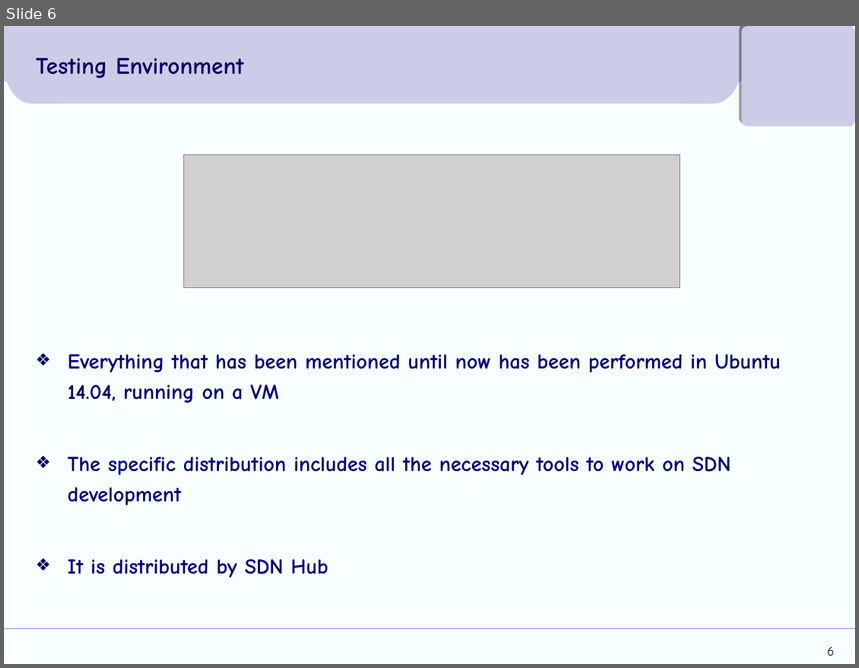
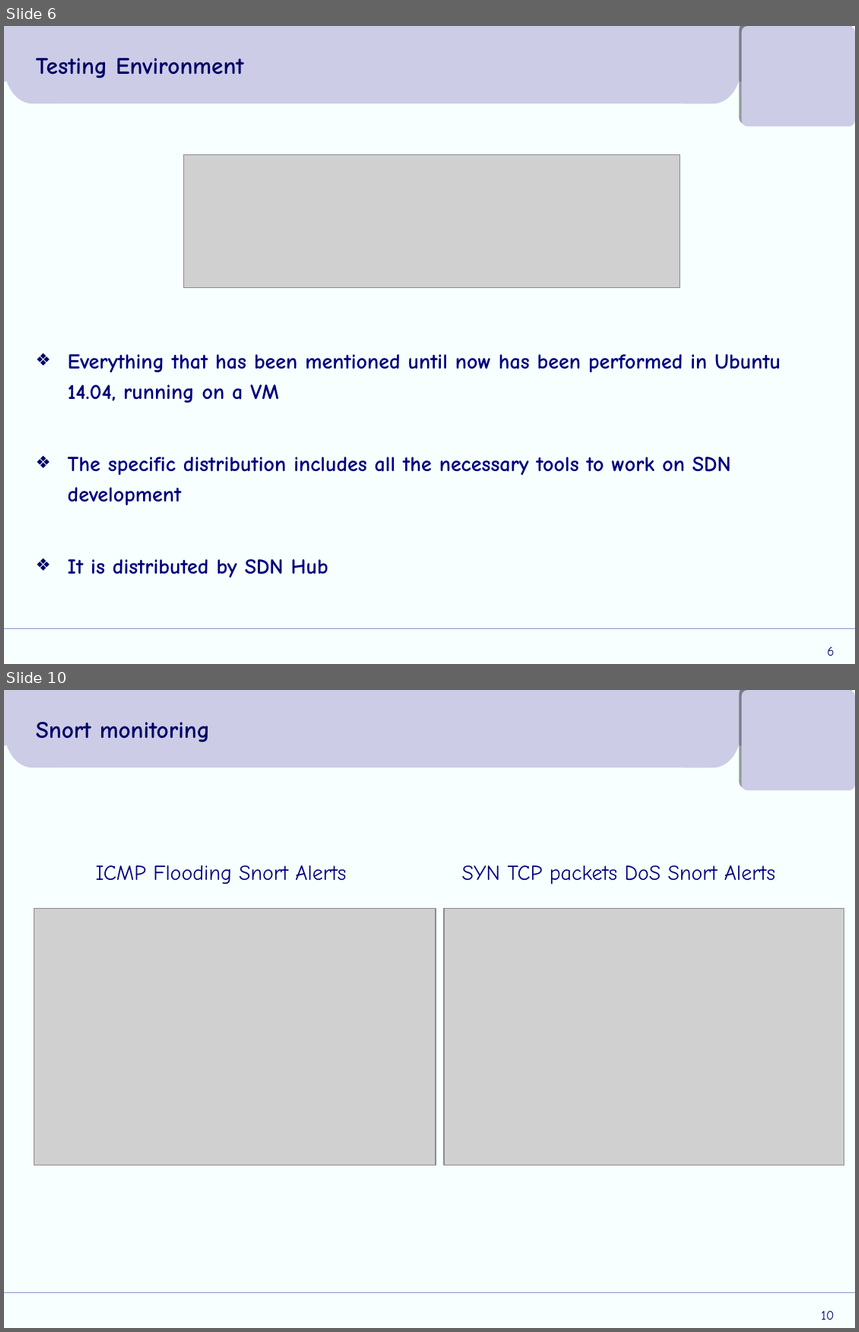
Before and after one commit to arkon65/A-secure-SDN-infrastructure, a slide deck: Πτυχιακή_Παρουσίαση.ppt. Shown one above the other, each under a label of ours: slide 6 before the commit, slides 6 and 10 after it; the slides between them are not shown. The pictures are 859x668 and 859x1332 pixels, drawn with LibreOffice and Linux fonts; fonts in the diff are those of the drawing; grey boxes stand for pictures; background and template pictures are left out. Boxes give left, top, right and bottom in pixels: in the first picture for what was removed or moved away, otherwise in the second. Text is boxed around its words. In the diff, an @@ line names an element or a change of style, - is before the commit and + after.

```diff
--- a/Πτυχιακή_Παρουσίαση.ppt
+++ b/Πτυχιακή_Παρουσίαση.ppt
@@ slide 10 added at (4,690,855,1328), background #F7FFFF; not listed: 6 template elements that a slide beside it also shows @@
@@ title added at (36,722,210,742), 20 pt, text #000066, bold @@
+Snort monitoring
@@ text added at (96,866,346,885), 18 pt, text #00007D @@
+ICMP Flooding Snort Alerts
@@ text added at (462,866,775,885), 18 pt, text #00007D @@
+SYN TCP packets DoS Snort Alerts
@@ picture added at (34,909,436,1166) @@
@@ picture added at (444,909,844,1166) @@
@@ page number added at (821,1311,834,1320), 11 pt, text #000066 @@
+10
```
Also in this commit, not shown: 4 slides changed, 4 other slides added, 3 slides removed.
